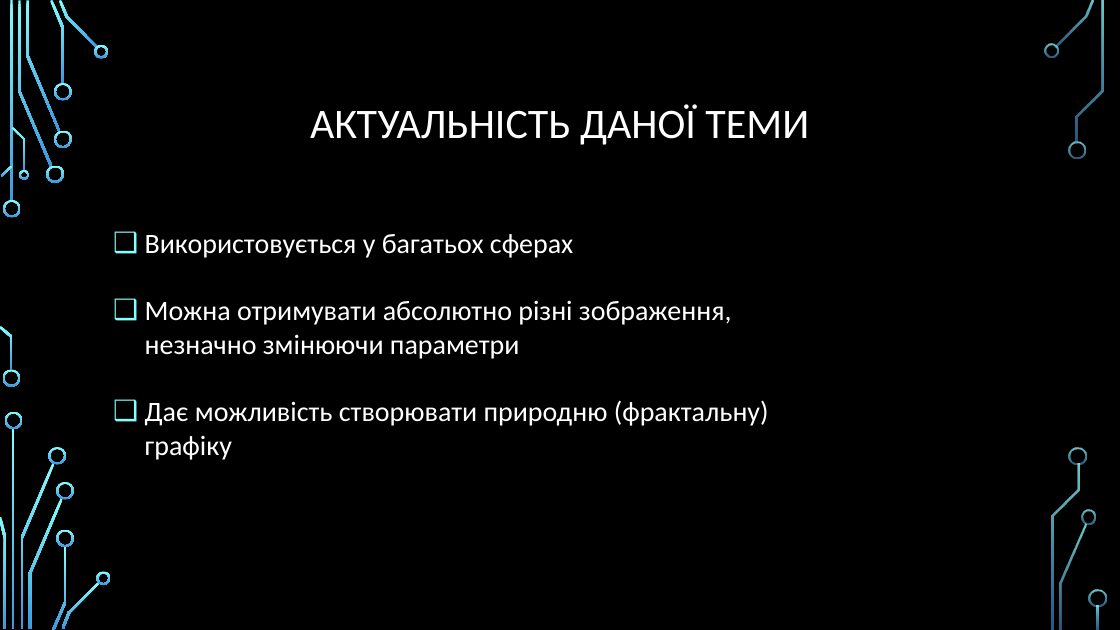
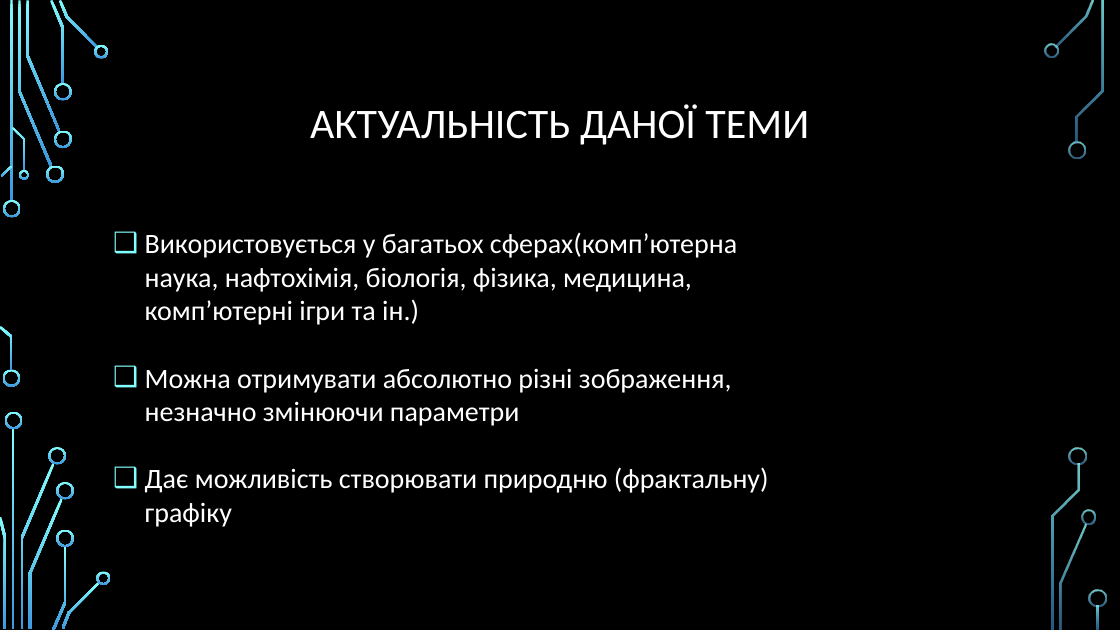
Before and after one commit to Raimhal/Fractator, a slide deck: slide 2 of Курсова презентація.pptx. Drawn at 1120x630 pixels with LibreOffice and Linux fonts; fonts in the diff are those of the drawing; background and template pictures are left out. Boxes give left, top, right and bottom in pixels: in the first picture for what was removed or moved away, otherwise in the second. Text is boxed around its words. In the diff, an @@ line names an element or a change of style, - is before the commit and + after.

```diff
--- a/Курсова презентація.pptx
+++ b/Курсова презентація.pptx
@@ text at [145, 233, 737, 325]: text changed @@
-❑ Використовується у багатьох сферах
+❑ Використовується у багатьох сферах(комп’ютерна наука, нафтохімія, біологія, фізика, медицина, комп’ютерні ігри та ін.)
```
Also in this commit, not shown: 6 other slides changed, 5 other files.
